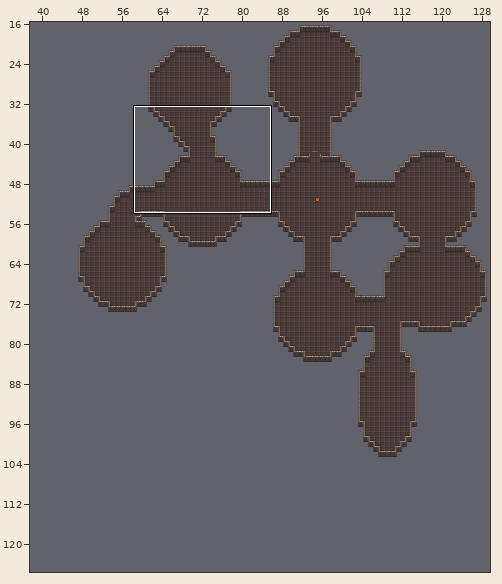
Tiled map (JSON): 2Phishy/image-display-app/public/phaser-assets/tilemaps/tilesets/IR-level-5-ver2.tmj. The picture above shows the old version from afar; the outline marks the close-up.
Close-up. The starting point:
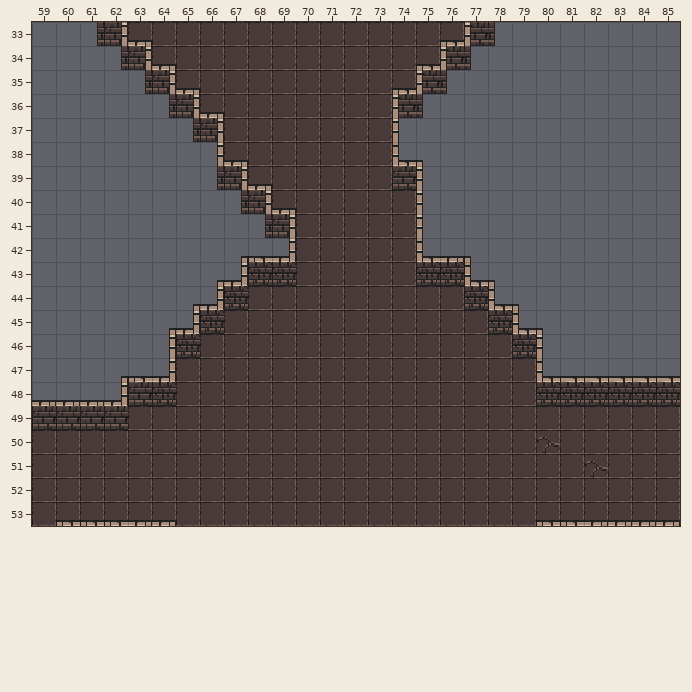
Cells are 16x16 px. Shown: x 59..85, y 33..53. The commit also changed other parts of the map, which this record leaves out.
After the commit:
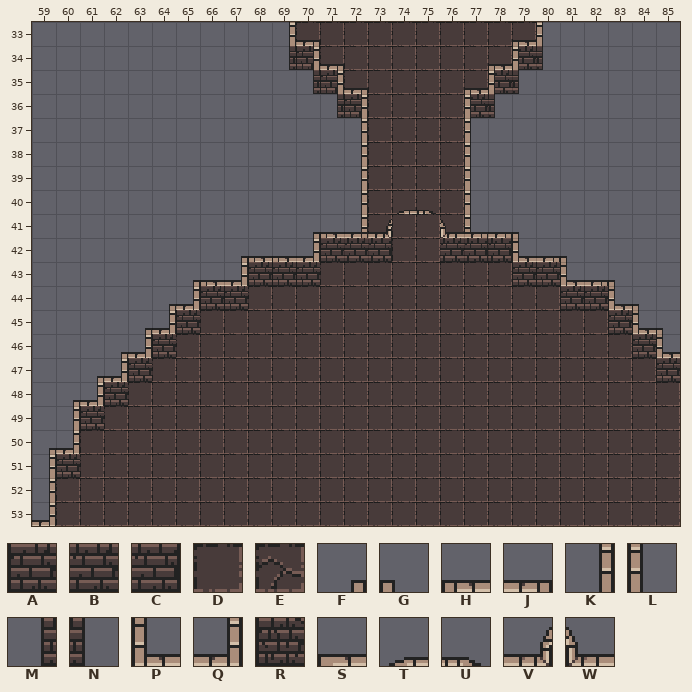
Key: from "sfb-tileset": A 33, B 34, C 35, D 129, E 130, F 224, G 225, H 226, J 227, K 256, L 257, M 288, N 289, P 290, Q 291, R 322, S 325, T 418, U 419, V 449, W 452.
_ is an empty cell, . an unchanged one.
From old to new:
--- layer "Floor"
@@ x 59..85 @@
-33 ....DDDDDDD.......___......
-34 .....DDDDDDD.....___.......
-35 ......DDDDDDD...___........
-36 .......DDDDDDD.___.........
-37 ........DDDDDD.___.........
-38 ........DDDDDD.___.........
-39 .........DDDDD.___.........
-40 ..........DDDD..__.........
-41 ...........DDD..__.........
-42 ...........DDDD._..........
-43 ...........D....___........
-44 ..................____.....
-45 ......._..........._____...
-46 ......_............._____..
-47 ....._..............._____.
-48 ....__...............______
-49 ..._.......................
-50 DD...................E.....
-51 DD.....................E...
-52 D..........................
-53 D..........................
+33 ...._______.......DDD......
+34 ....._______.....DDD.......
+35 ......_______...DDD........
+36 ......._______.DDD.........
+37 ........______.DDD.........
+38 ........______.DDD.........
+39 ........._____.DDD.........
+40 ..........____..DD.........
+41 ...........___..DD.........
+42 ...........____.D..........
+43 ..........._....DDD........
+44 ..................DDDD.....
+45 .......D...........DDDDD...
+46 ......D.............DDDDD..
+47 .....D...............DDDDD.
+48 ....DD...............DDDDDD
+49 ...D.......................
+50 __...................D.....
+51 __.....................D...
+52 _..........................
+53 _..........................
--- layer "Walls"
@@ x 59..85 @@
-33 ...A......_.......A.._.....
-34 ....A......_.....A.._......
-35 .....A......_...A.._.......
-36 ......A......_.A.._........
-37 .......A....._.L.._........
-38 .......K....._.L.._........
-39 ........A...._.A.._........
-40 .........A..._..L._........
-41 ..........A.._..L._........
-42 ..........K.___.L___.......
-43 .........RR_....RR.___.....
-44 ......._R.........R...__...
-45 ......_R...........R...._..
-46 ....._R.............R...._.
-47 ...._K...............L...._
-48 ..._AR...............RRRRRR
-49 AA.A.......................
-50 ._.........................
-51 ._.........................
-52 _..........................
-53 _..........................
+33 ..._......K......._..L.....
+34 ...._......A....._..A......
+35 ....._......A..._..A.......
+36 ......_......A._..A........
+37 ......._.....K._..L........
+38 ......._.....K._..L........
+39 ........_....K._..L........
+40 ........._...K.._.L........
+41 .........._..K.._.L........
+42 .........._.ABC._BCC.......
+43 .........AAA....__.DAA.....
+44 .......AA........._...AA...
+45 ......A_..........._....A..
+46 .....A_............._....A.
+47 ....A_..............._....A
+48 ...A__...............______
+49 __._.......................
+50 .K.........................
+51 .A.........................
+52 K..........................
+53 K..........................
--- layer "Walls-second"
@@ x 59..85 @@
-33 ..MKJ.....__.....HLN__.....
-34 ...MKJ....___...HLN___.....
-35 ....MKJ....___.HLN___......
-36 .....MKJ....__.LN.__.......
-37 ......MK...................
-38 .......KJ......PG..........
-39 .......MKJ......L..........
-40 ........MKJ................
-41 .........MK___....___......
-42 ..........Q_....PJG.___....
-43 ......_F..........PG..___..
-44 ....._FQ...........PG...__.
-45 ...._FQ.............PG...__
-46 ...__K...............L...._
-47 .._FHQ...............PSSSSS
-48 JJJQ.......................
-49 ._.........................
-50 __.........................
-51 _..........................
+33 ..___.....KJ.....___HL.....
+34 ...___....MKJ...___HLN.....
+35 ....___....MKJ.___HLN......
+36 .....___....MK.__.LN.......
+37 ......__...................
+38 .......__......__..........
+39 .......___......_..........
+40 ........___................
+41 .........__FHJ....JJG......
+42 ..........HQ....___.PJG....
+43 ......FH..........__..PJG..
+44 .....FQ_...........__...PG.
+45 ....FQ_.............__...PG
+46 ...FQ_..............._....P
+47 ..FQ__...............______
+48 _FQ_.......................
+49 .K.........................
+50 FQ.........................
+51 K..........................
@@ x 59..85 @@
-53 _HHHJJ...............HHJJJJ
+53 Q_____...............______
--- layer "Door-walls"
@@ x 73..76 @@
-40 .__.
-41 _.._
+40 .TU.
+41 V..W
Changed places in both close-ups, as pixel boxes (x1, y1, x2, y2):
changed: (32, 22, 680, 526)
